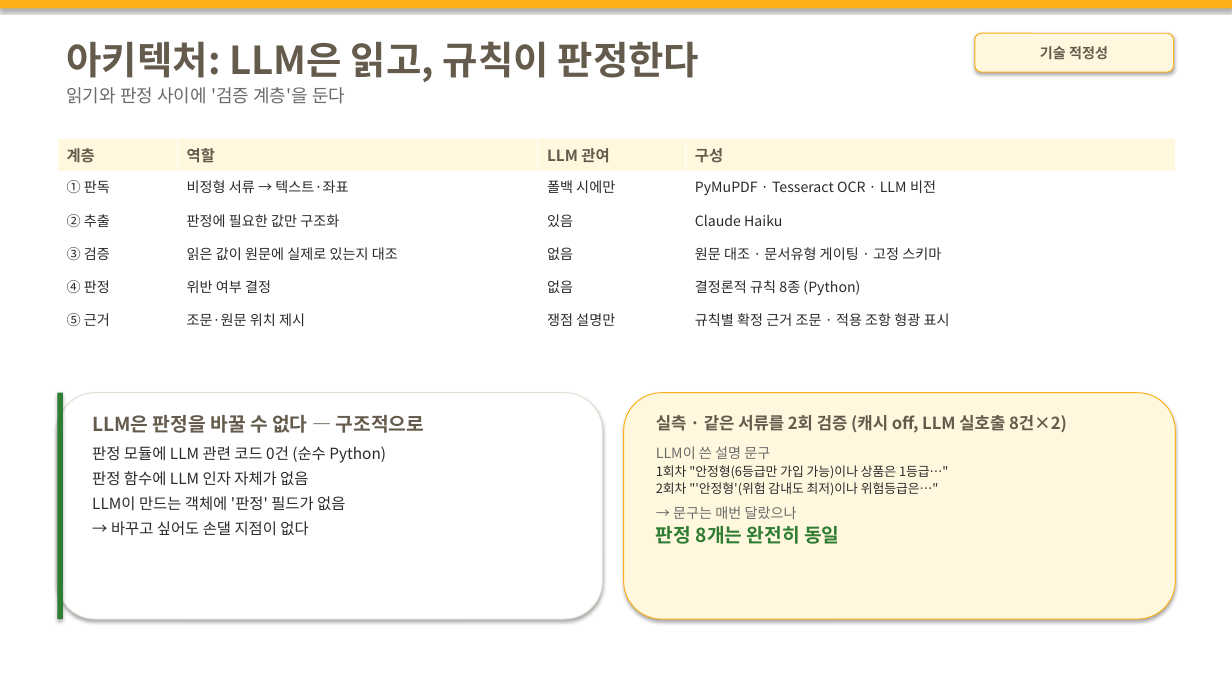
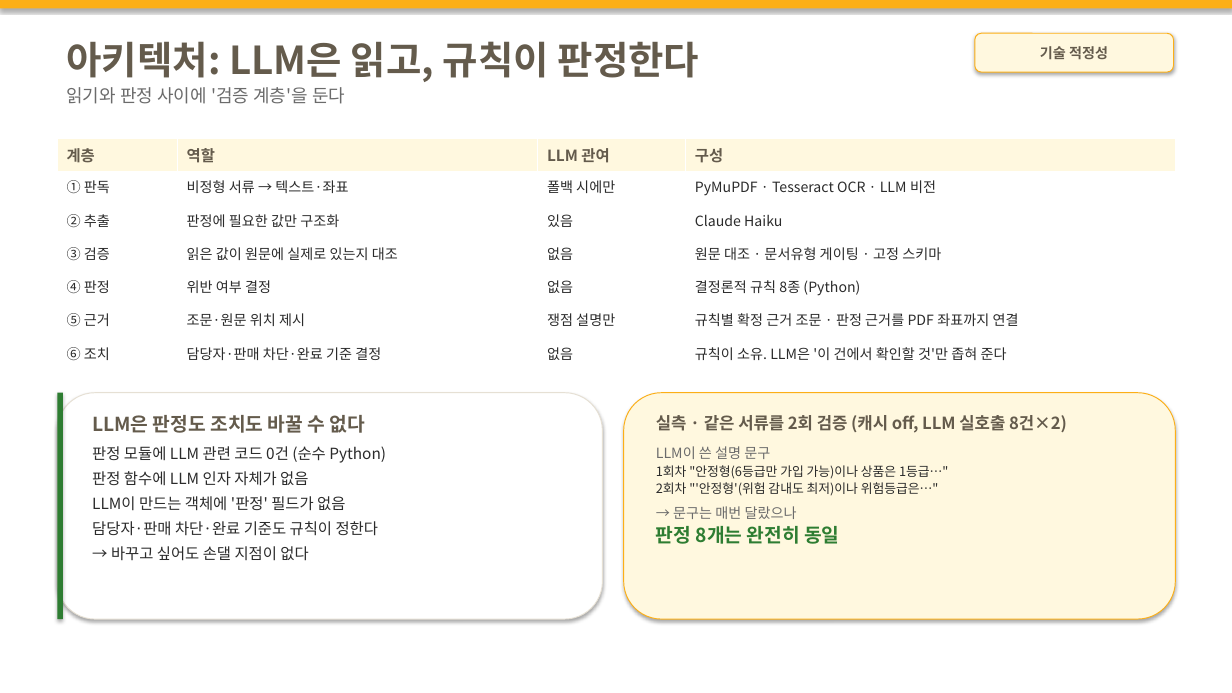
Before and after one commit to M0282/26KBAI_LW, a slide deck: slide 8 of docs/기술설명서_초안.pptx. Drawn at 1232x693 pixels with LibreOffice and Linux fonts; fonts in the diff are those of the drawing. Boxes give left, top, right and bottom in pixels: in the first picture for what was removed or moved away, otherwise in the second. Text is boxed around its words. In the diff, an @@ line names an element or a change of style, - is before the commit and + after.

```diff
--- a/docs/기술설명서_초안.pptx
+++ b/docs/기술설명서_초안.pptx
@@ table at box(57, 139, 1176, 372) @@
-row 6: ⑤ 근거 | 조문·원문 위치 제시 | 쟁점 설명만 | 규칙별 확정 근거 조문 · 적용 조항 형광 표시
+row 6: ⑤ 근거 | 조문·원문 위치 제시 | 쟁점 설명만 | 규칙별 확정 근거 조문 · 판정 근거를 PDF 좌표까지 연결
+row 7: ⑥ 조치 | 담당자·판매 차단·완료 기준 결정 | 없음 | 규칙이 소유. LLM은 '이 건에서 확인할 것'만 좁혀 준다
@@ text at box(92, 415, 365, 433): text changed @@
-LLM은 판정을 바꿀 수 없다 — 구조적으로
+LLM은 판정도 조치도 바꿀 수 없다
@@ text at box(92, 521, 378, 536): paragraph added @@
+담당자·판매 차단·완료 기준도 규칙이 정한다
```
Also in this commit, not shown: 2 other slides changed, 7 other files.
